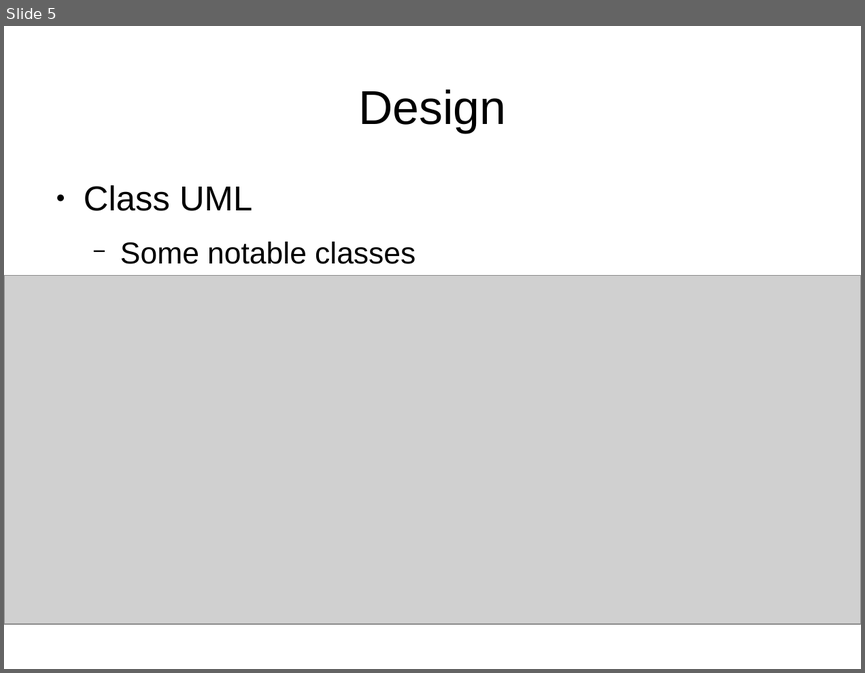
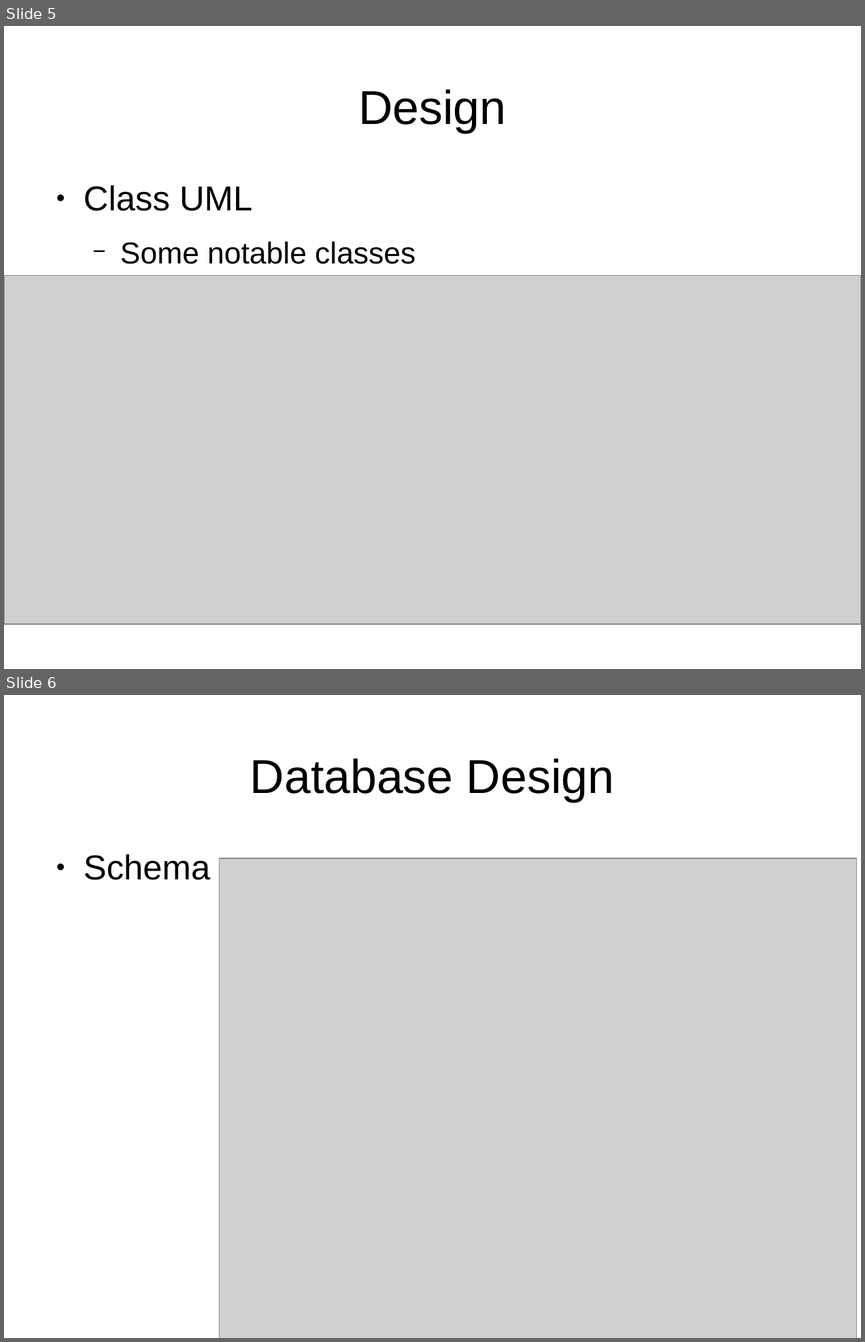
Before and after one commit to dboshardy/auction-site-agora, a slide deck: final_iteration/presentation.odp. Shown one above the other, each under a label of ours: slide 5 before the commit, slides 5 and 6 after it. The pictures are 865x673 and 865x1342 pixels, drawn with LibreOffice and Linux fonts; fonts in the diff are those of the drawing; grey boxes stand for pictures. Boxes give left, top, right and bottom in pixels: in the first picture for what was removed or moved away, otherwise in the second. Text is boxed around its words. In the diff, an @@ line names an element or a change of style, - is before the commit and + after.

```diff
--- a/final_iteration/presentation.odp
+++ b/final_iteration/presentation.odp
@@ slide 6 added at (4,695,861,1338), background #FFFFFF @@
@@ title added at (250,758,614,802), 44 pt, text #000000 @@
+Database Design
@@ text added at (84,854,210,880), 32 pt, text #000000 @@
+● Schema
@@ picture added at (220,858,857,1338) @@
```
Also in this commit, not shown: 6 other slides added, 1 other file.
